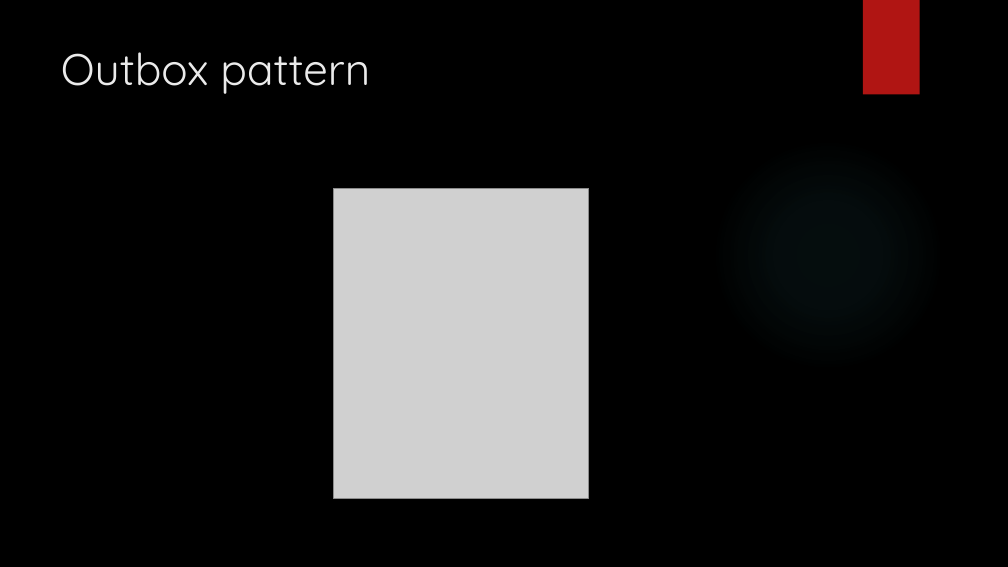
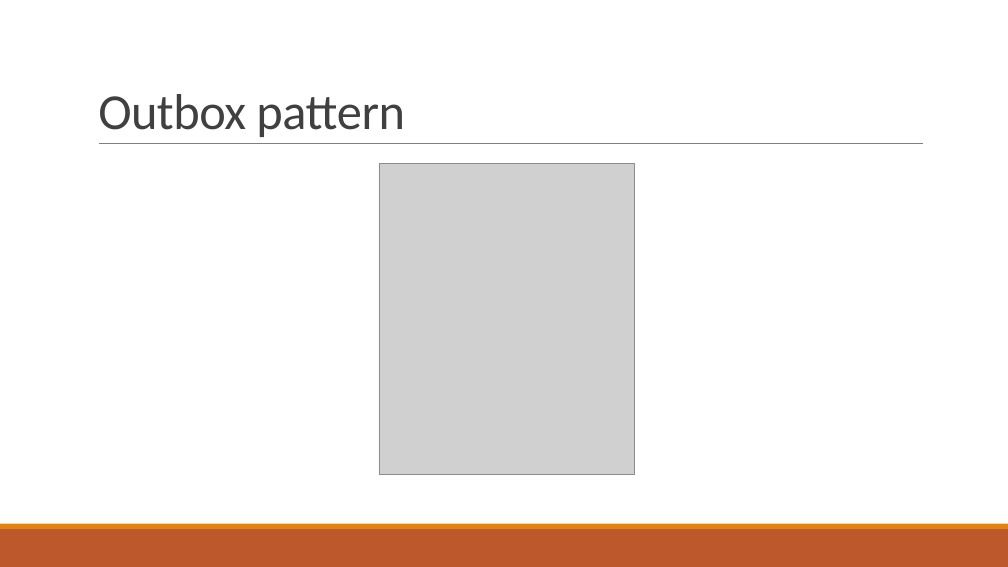
Before and after one commit to 3schwartz/StudyGroup, a slide deck: slide 3 of Outbox/Optimize Outbox pattern.pptx. Drawn at 1008x567 pixels with LibreOffice and Linux fonts; fonts in the diff are those of the drawing; grey boxes stand for pictures; background and template pictures are left out. Boxes give left, top, right and bottom in pixels: in the first picture for what was removed or moved away, otherwise in the second. Text is boxed around its words. In the diff, an @@ line names an element or a change of style, - is before the commit and + after.

Commit message:
Update design

```diff
--- a/Outbox/Optimize Outbox pattern.pptx
+++ b/Outbox/Optimize Outbox pattern.pptx
@@ background picture (left out) to #FFFFFF @@
@@ title "Outbox pattern": place and size @@
-title "Outbox pattern" at (61,52,370,94)
+title "Outbox pattern" at (98,94,405,137)
@@ title "Outbox pattern" at (98,94,405,137): size 42 to 48 pt, font Quicksand to Calibri, text colour #EBEBEB to #404040, letter spacing 0 to -0.5 pt; line spacing 1 to 0.85; vertical alignment top to bottom @@
@@ rectangle removed at (863,0,920,95) @@
@@ line added from (99, 144) to (923, 144), #808080 0.5 pt @@
@@ ellipse removed at (712,138,944,371) @@
@@ picture: place and size @@
-picture at (333,188,589,498)
+picture at (379,164,634,474)
@@ rectangle added at (0,529,1008,567), fill #BD582C @@
@@ rectangle added at (0,524,1008,529), fill #E48312 @@
```
Also in this commit, not shown: 9 other slides changed.
